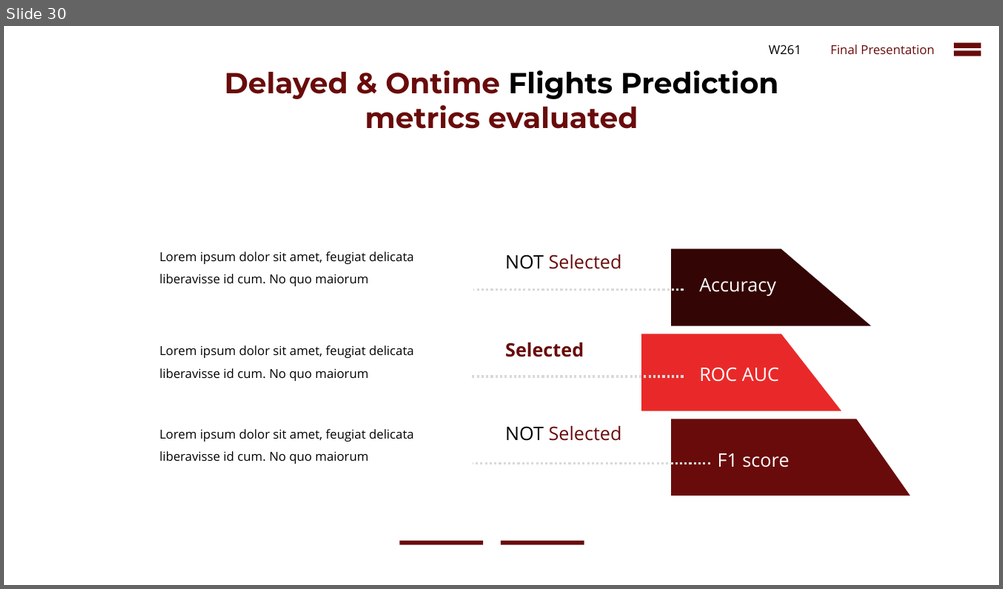
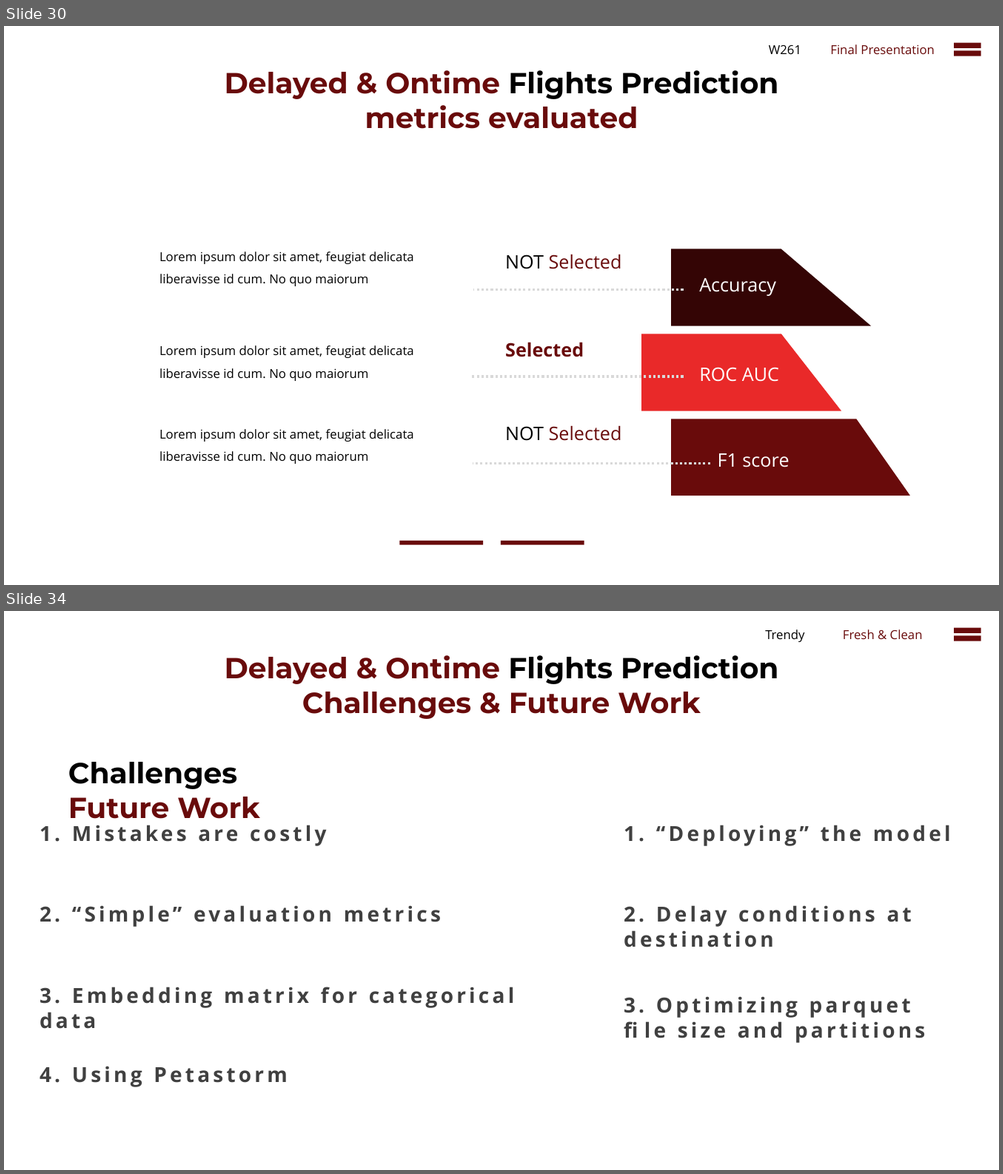
Before and after one commit to cbenge509/flightsontime, a slide deck: presentation/Delayed Flights Prediction - Final.pptx. Shown one above the other, each under a label of ours: slide 30 before the commit, slides 30 and 34 after it; the slides between them are not shown. The pictures are 1003x589 and 1003x1174 pixels, drawn with LibreOffice and Linux fonts; fonts in the diff are those of the drawing. Boxes give left, top, right and bottom in pixels: in the first picture for what was removed or moved away, otherwise in the second. Text is boxed around its words. In the diff, an @@ line names an element or a change of style, - is before the commit and + after.

```diff
--- a/presentation/Delayed Flights Prediction - Final.pptx
+++ b/presentation/Delayed Flights Prediction - Final.pptx
@@ slide 34 added at [4,611,999,1170], background #FFFFFF @@
@@ text added at [765,629,804,642], 12 pt, text #000000 @@
+Trendy
@@ text added at [842,629,922,639], 12 pt, text #690B0B @@
+Fresh & Clean
@@ math equal added at [948,623,985,645], fill #690B0B @@
@@ text added at [225,655,778,719], 28 pt, text #690B0B, bold @@
+Delayed & Ontime Flights Prediction
+Challenges & Future Work
@@ text added at [68,762,260,826], 28 pt, text #000000, bold @@
+Challenges Future Work
@@ text added at [40,825,326,846], 20 pt, text #404040, bold @@
+1. Mistakes are costly
@@ text added at [623,825,950,846], 20 pt, text #404040, bold @@
+1. “Deploying” the model
@@ text added at [40,906,441,927], 20 pt, text #404040, bold @@
+2. “Simple” evaluation metrics
@@ text added at [623,906,911,948], 20 pt, text #404040, bold @@
+2. Delay conditions at destination
@@ text added at [40,987,514,1029], 20 pt, text #404040, bold @@
+3. Embedding matrix for categorical data
@@ text added at [623,997,910,1018], 20 pt, text #404040, bold @@
+3. Optimizing parquet file size and partitions
@@ text added at [40,1066,287,1088], 20 pt, text #404040, bold @@
+4. Using Petastorm
```
Also in this commit, not shown: 3 other slides added, 2 slides removed.
